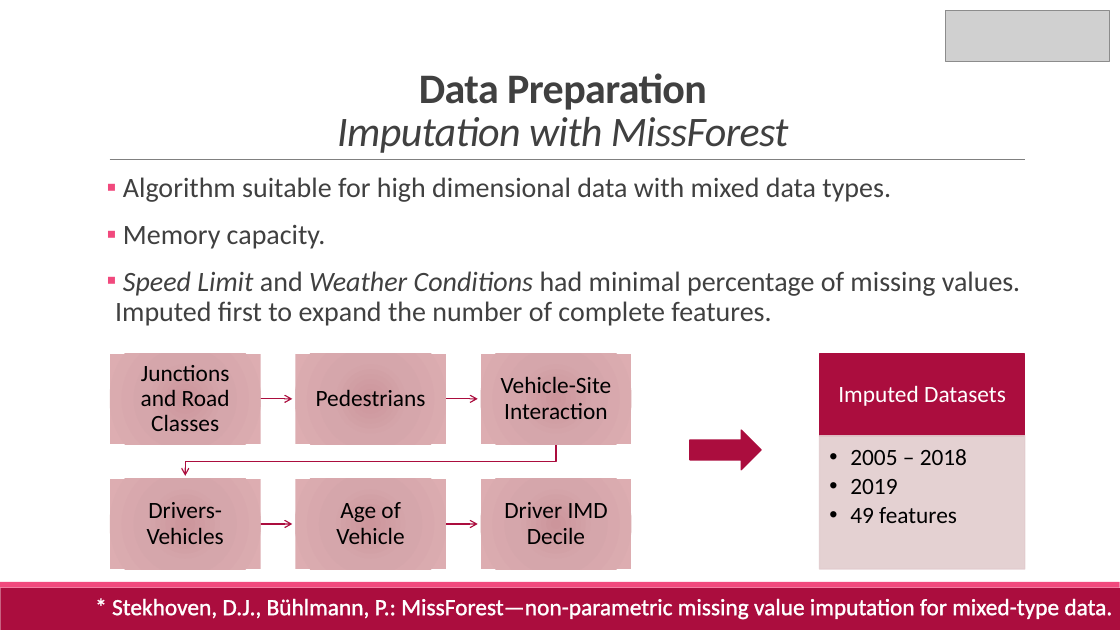
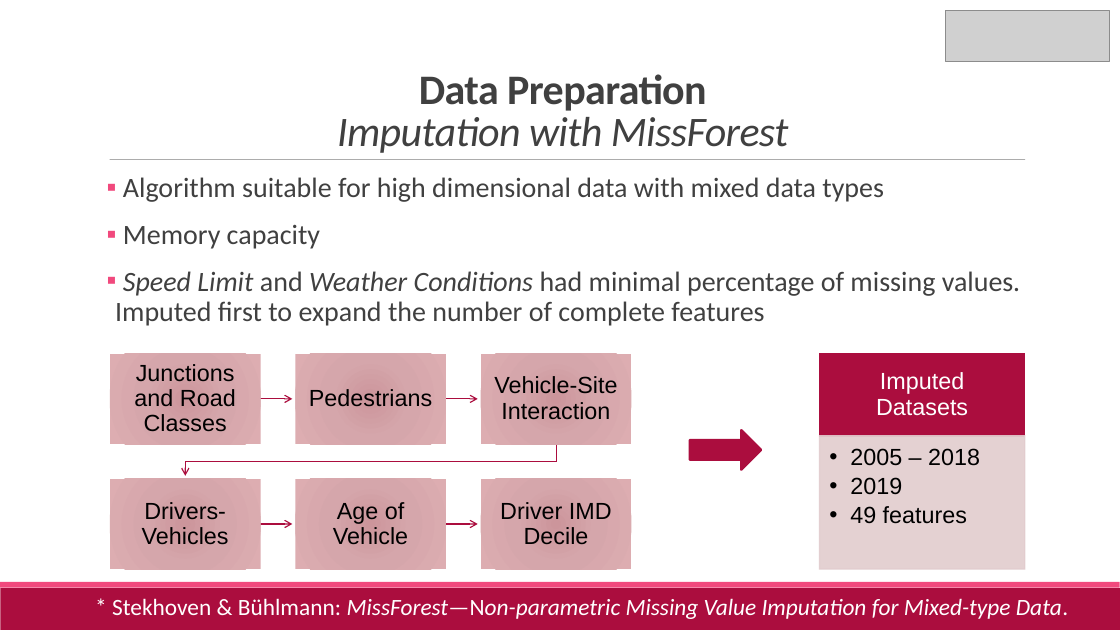
Before and after one commit to ale66/traffic-accident-gravity-predictor, a slide deck: slide 10 of presentation/eann2022_presentation.pptx. Drawn at 1120x630 pixels with LibreOffice and Linux fonts; fonts in the diff are those of the drawing; grey boxes stand for pictures. Boxes give left, top, right and bottom in pixels: in the first picture for what was removed or moved away, otherwise in the second. Text is boxed around its words. In the diff, an @@ line names an element or a change of style, - is before the commit and + after.

```diff
--- a/presentation/eann2022_presentation.pptx
+++ b/presentation/eann2022_presentation.pptx
@@ text at [115,177,1021,326]: text changed @@
-▪ Algorithm suitable for high dimensional data with mixed data types.
-▪ Memory capacity.
-▪ Speed Limit and Weather Conditions had minimal percentage of missing values. Imputed first to expand the number of complete features.
+▪ Algorithm suitable for high dimensional data with mixed data types
+▪ Memory capacity
+▪ Speed Limit and Weather Conditions had minimal percentage of missing values. Imputed first to expand the number of complete features
@@ font Calibri to Arial in 8 elements at [134,364,236,432], [309,389,432,407], [494,376,617,420], [142,502,229,545], [333,502,408,545], [500,502,612,545], [876,372,968,416], [850,448,980,524] @@
@@ text at [112,598,1068,619]: text changed; italic on @@
-* Stekhoven, D.J., Bühlmann, P.: MissForest—non-parametric missing value imputation for mixed-type data.
+* Stekhoven & Bühlmann: MissForest—Non-parametric Missing Value Imputation for Mixed-type Data.
```
Also in this commit, not shown: 22 other slides changed.
